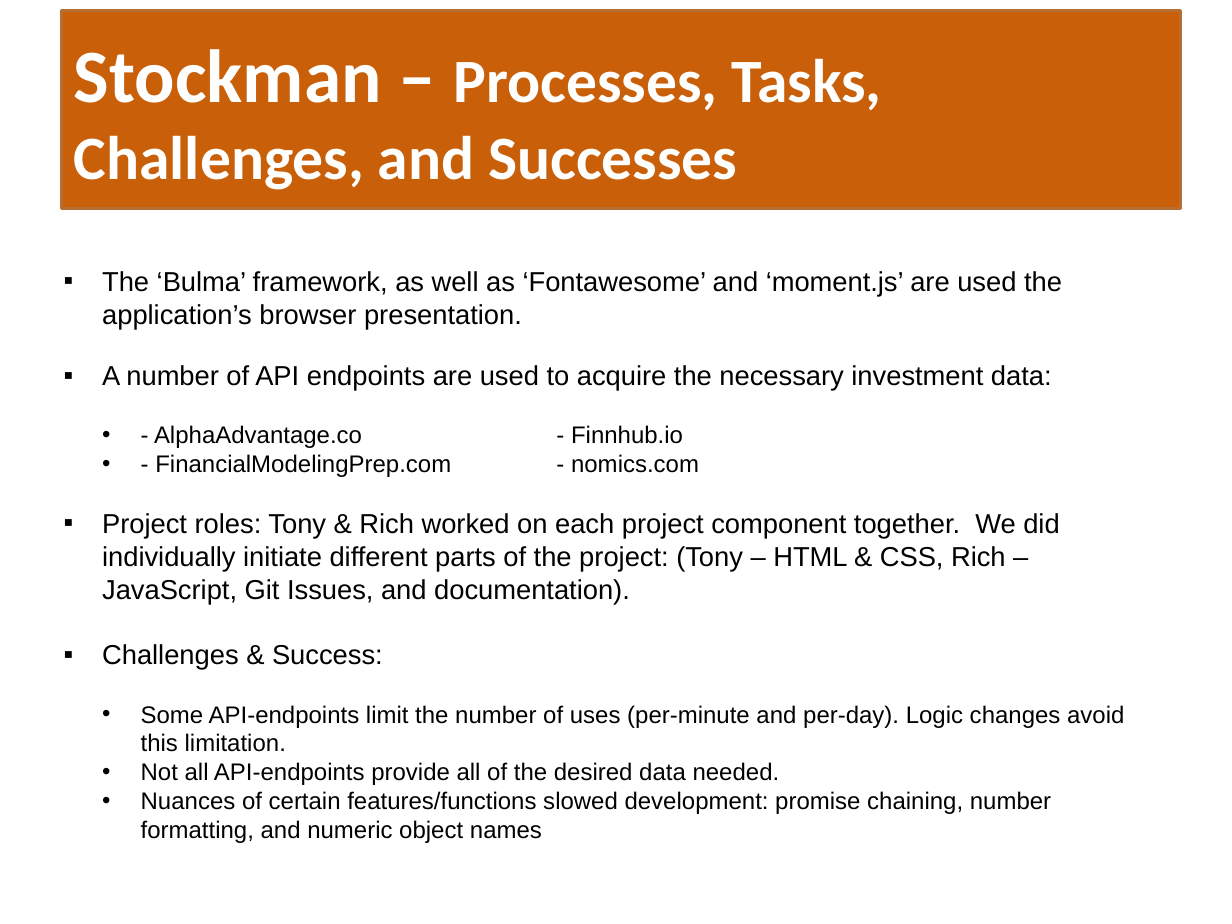
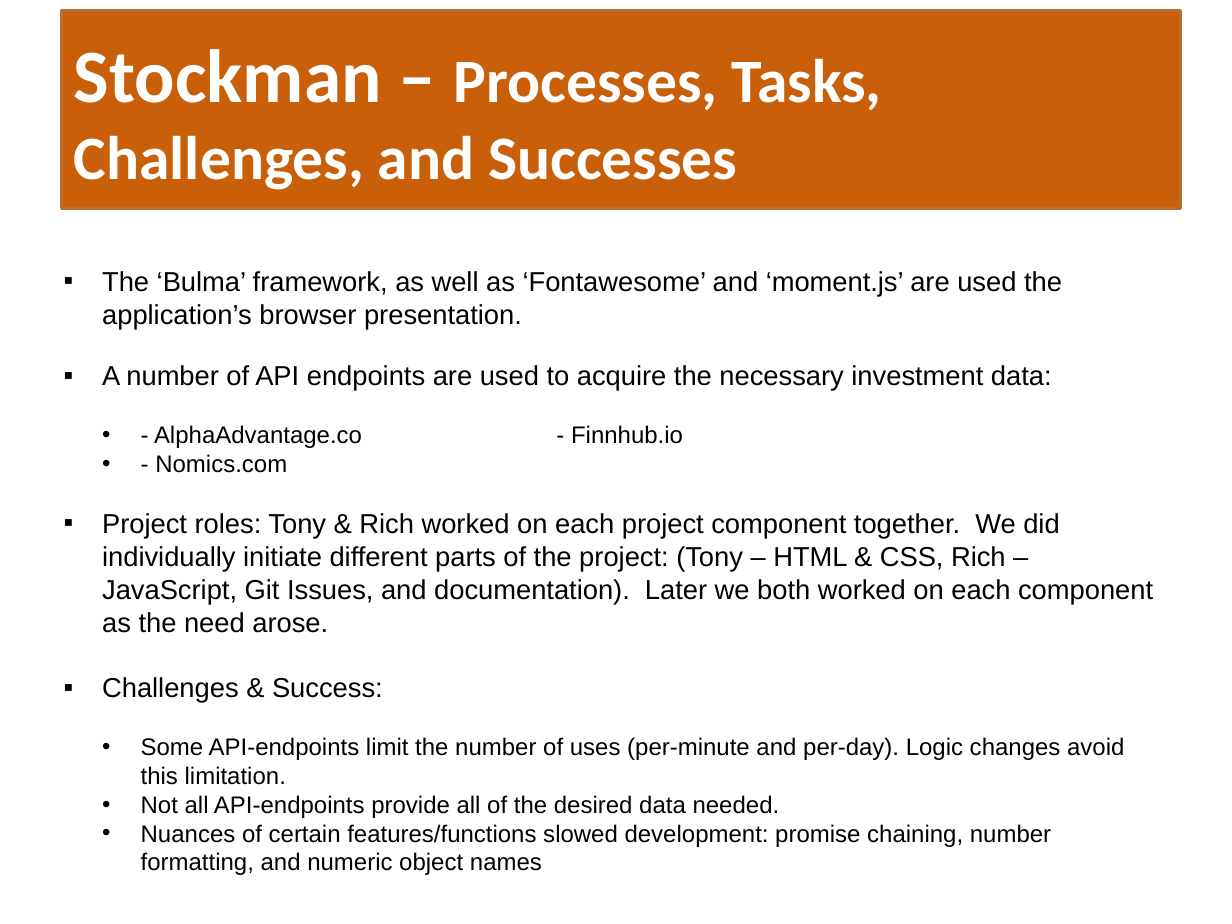
Before and after one commit to tzeuch0922/stock-manager, a slide deck: slide 5 of artifacts/Stockman-Presentation.pptx. Drawn at 1232x924 pixels with LibreOffice and Linux fonts; fonts in the diff are those of the drawing. Boxes give left, top, right and bottom in pixels: in the first picture for what was removed or moved away, otherwise in the second. Text is boxed around its words. In the diff, an @@ line names an element or a change of style, - is before the commit and + after.

```diff
--- a/artifacts/Stockman-Presentation.pptx
+++ b/artifacts/Stockman-Presentation.pptx
@@ text at bbox=[102, 513, 1153, 633]: text changed @@
-  • - FinancialModelingPrep.com - nomics.com
-▪ Project roles: Tony & Rich worked on each project component together. We did individually initiate different parts of the project: (Tony – HTML & CSS, Rich – JavaScript, Git Issues, and documentation).
+  • - Nomics.com
+▪ Project roles: Tony & Rich worked on each project component together. We did individually initiate different parts of the project: (Tony – HTML & CSS, Rich – JavaScript, Git Issues, and documentation). Later we both worked on each component as the need arose.
```
Also in this commit, not shown: 1 other slide changed, 4 other files.
